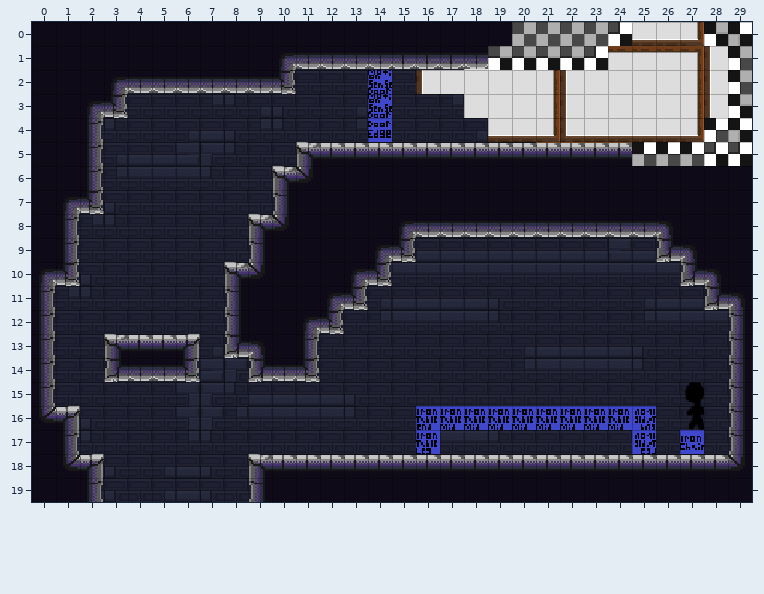
Two states of a Tiled map, Assets/maps/HubRooms/1 - Prison/Warden's Office.tmx. Above: the version before the commit.
Cells are 16x16 px. Shown: x 0..29, y 0..19.
And afterwards:
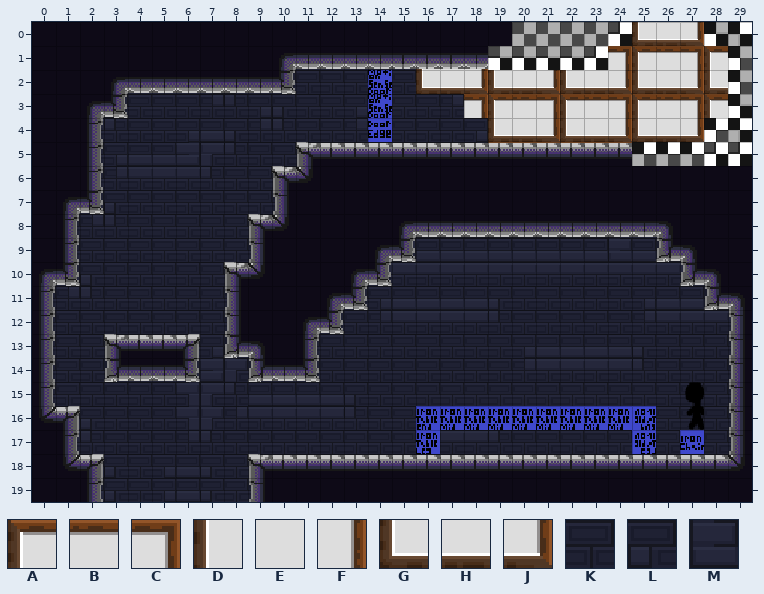
Key: from "Timberframe Wallstileset": A 0, B 1, C 2, D 5, E 6, F 7, G 10, H 11, J 12; from "jail_wall": K 9, L 11, M 16.
_ is an empty cell.
Tiles replaced or removed in this view: B, D, E, F, H, K, L, M.
The exact change:
Changed rows in their new state; . is an unchanged cell.
Layer "bkg_close":
first column x 16:
 0 .........G...
 1 AB......CA..A
 2 GHJGHJGHJGHJG
 3 ..CABCABCABCA
 4 ...G....JG...
 5 ...AB........
Boxes around the changes in both pictures, in picture pixels (x1, y1, x2, y2):
changed: (416, 22, 728, 143)
